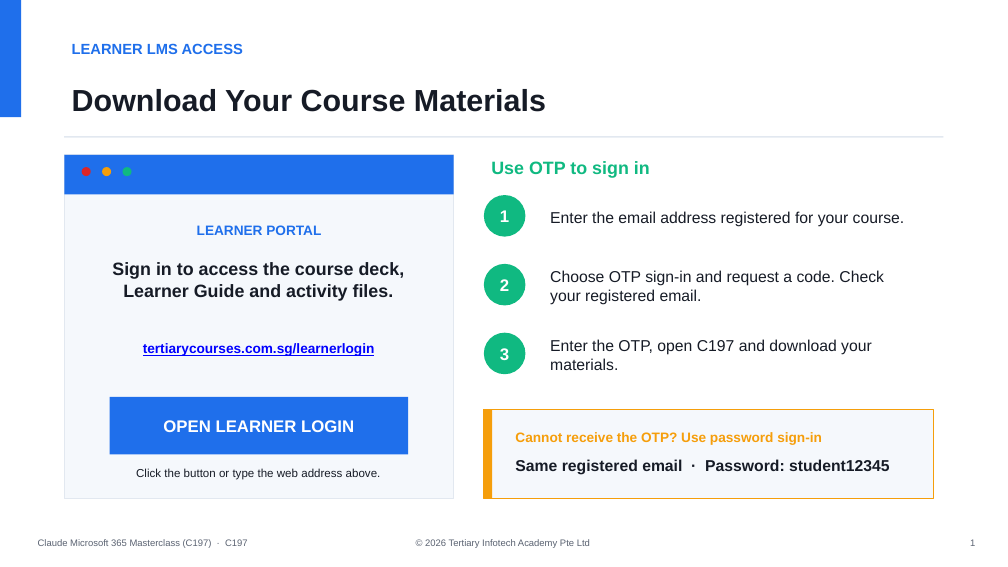
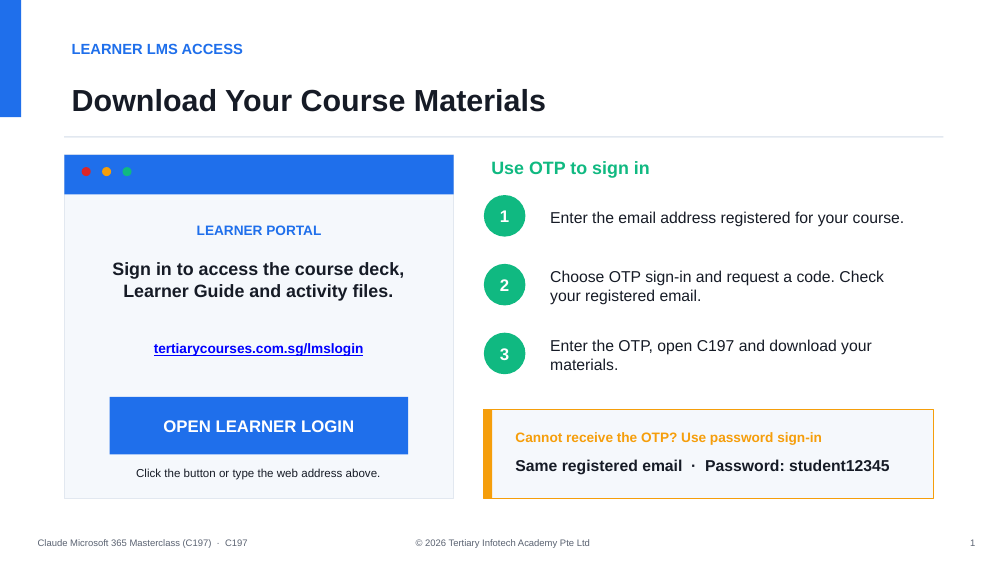
Before and after one commit to tertiarycourses/C197-Claude-Microsoft-365-Masterclass, a slide deck: slide 2 of courseware/Claude Microsoft 365 Masterclass (C197)-v3.0.pptx. Drawn at 1008x567 pixels with LibreOffice and Linux fonts; fonts in the diff are those of the drawing. Boxes give left, top, right and bottom in pixels: in the first picture for what was removed or moved away, otherwise in the second. Text is boxed around its words. In the diff, an @@ line names an element or a change of style, - is before the commit and + after.

```diff
--- a/courseware/Claude Microsoft 365 Masterclass (C197)-v3.0.pptx
+++ b/courseware/Claude Microsoft 365 Masterclass (C197)-v3.0.pptx
@@ text at (154, 343, 364, 356): text changed @@
-tertiarycourses.com.sg/learnerlogin
+tertiarycourses.com.sg/lmslogin
```
Also in this commit, not shown: 2 other slides changed, 49 other files.
